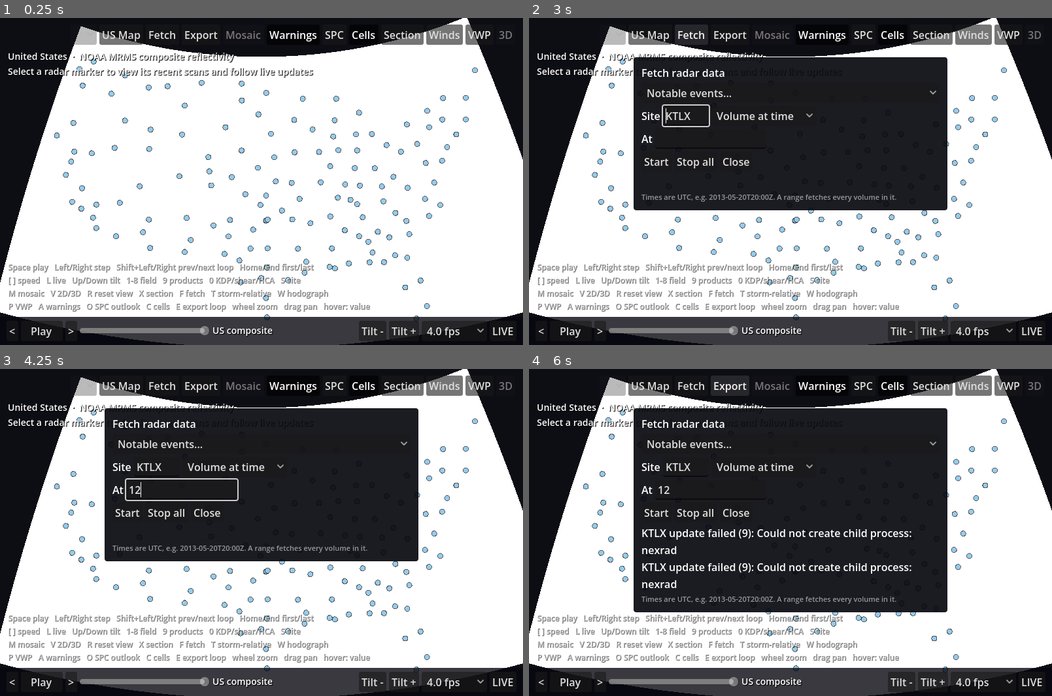
Above: before the commit, frames 1-4 (two rows, left to right).
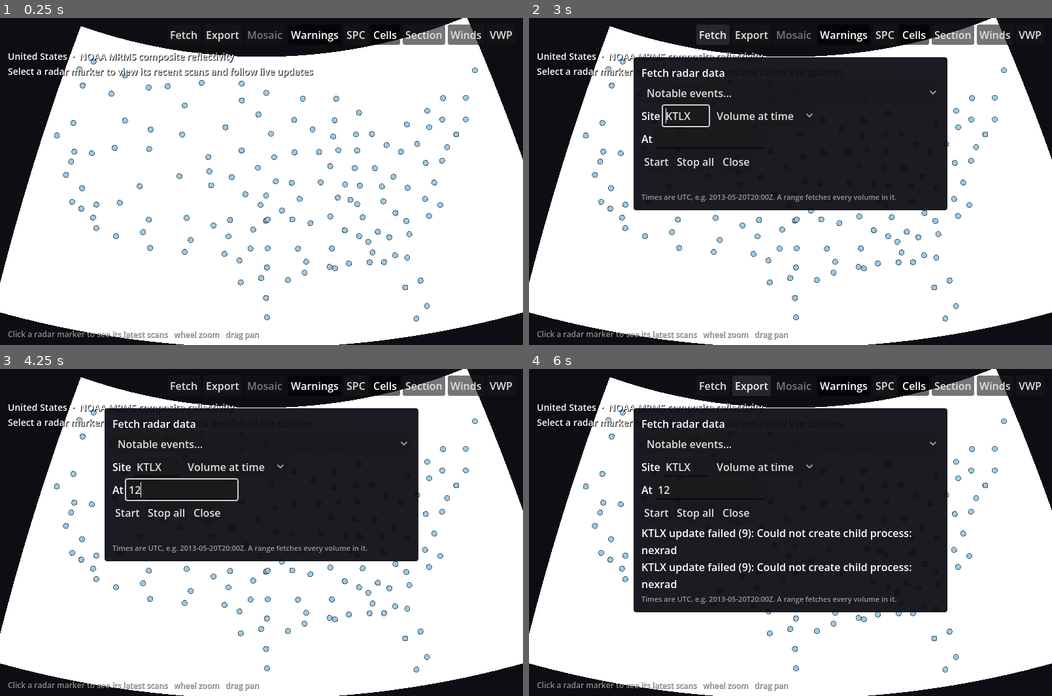
Above: after the commit, the same moments.

Repository: computerdane/droplet
Game: Godot game, scene res://scenes/main.tscn
Two runs of this game, one before a commit and one after it. Both use one fixed random seed, a clock stepped at 60 frames per second and the inputs below.
Inputs (mouse positions are in pixels of both pictures, inside the frame that each line leads up to):
- Up to frame 1 (0.25 s): no input
- Up to frame 2 (3 s): click (649, 34) at 0.5 s, where only the run before the commit has a clickable "US Map"; click (570, 331) at 1.25 s, where only the run before the commit has a clickable "Play"; click (570, 331) at 2 s, where only the run before the commit has a clickable "Play"; click "Fetch" at 2.75 s
- Up to frame 3 (4.25 s): click (183, 489) at 3.52 s; type "12" at 3.6 s
- Up to frame 4 (6 s): click "Start" at 4.25 s; click "Start" at 5 s; click "Export" at 5.75 s

The runs differ from the first frame. In frame 1, 9.8% of the frame differs, in the area x 1-99%, y 2-100%; in frame 2, 10%; in frame 3, 9.8%; in frame 4, 9.9%.

Commit message:
Fix GDScript lint and refine national overview layout

Diff:
--- a/scripts/hud.gd
+++ b/scripts/hud.gd
@@ -72,6 +72,7 @@
 var info: Label
 var hint: Label
 var site_option: OptionButton
+var overview_button: Button
 var view_button: Button
 var mosaic_button: Button
 var warnings_button: Button
@@ -81,8 +82,6 @@
 var section: SectionView
 var fetch_panel: FetchPanel
 var field_option: OptionButton
-var _field_row: HFlowContainer
-var _field_names: Array = []
 var srm_row: HFlowContainer
 var srm_button: Button
 var srm_auto_button: Button
@@ -104,6 +103,8 @@
 var time_label: Label
 var speed_option: OptionButton
 var live_button: Button
+var _field_row: HFlowContainer
+var _field_names: Array = []
 var _top_box: VBoxContainer
 var _top_rows: Array[HFlowContainer] = []
 var _bar: PanelContainer
@@ -166,9 +167,9 @@
 	site_option.tooltip_text = "Radar site (sites with decoded volumes)"
 	site_option.item_selected.connect(func(i: int) -> void: site_selected.emit(_sites[i]))
 	row.add_child(site_option)
-	var national := _button("US Map", "Live national composite and radar stations")
-	national.pressed.connect(overview_requested.emit)
-	row.add_child(national)
+	overview_button = _button("US Map", "Live national composite and radar stations")
+	overview_button.pressed.connect(overview_requested.emit)
+	row.add_child(overview_button)
 	var fetch := _button("Fetch", "Download a site / time range, or follow a site live (F)")
 	fetch.pressed.connect(fetch_toggled.emit)
 	row.add_child(fetch)
@@ -414,7 +415,7 @@
 	_layout_queued = false
 	var view := size
 	_wrap_bar(view.x < NARROW_WIDTH)
-	var bar_top := view.y - _bar.size.y
+	var bar_top := view.y - (_bar.size.y if _bar.visible else 0.0)
 
 	# Top-right column: as wide as its rows want, but leave the info text its room (the rows
 	# wrap then). When that would leave it under COLUMN_MIN_WIDTH (a phone) it spans the top
@@ -635,13 +636,17 @@
 ## The MRMS national image has no per-site sweep or field legend.
 func set_overview(on: bool) -> void:
 	_field_row.visible = not on
+	overview_button.visible = not on
+	site_option.visible = not on
+	_bar.visible = not on
 	legend_tex.visible = not on
 	var categorical := Colormaps.is_categorical(
 		_field_names[field_option.selected] if field_option.selected >= 0 else "REF"
 	)
 	legend_lo.get_parent().visible = not on and not categorical
 	legend_classes.visible = not on and categorical
-	view_button.disabled = on
+	view_button.visible = not on
+	_queue_layout()
 
 
 ## `frame` and `count` describe the position within the current sequence.
--- a/scripts/main.gd
+++ b/scripts/main.gd
@@ -141,8 +141,12 @@
 
 	var opts := AppOptions.parse()
 	overview = not (
-		opts.has("site") or opts.has("time") or opts.has("event") or opts.has("fetch")
-		or opts.has("view") or opts.has("volumes")
+		opts.has("site")
+		or opts.has("time")
+		or opts.has("event")
+		or opts.has("fetch")
+		or opts.has("view")
+		or opts.has("volumes")
 	)
 	national = NationalComposite.new()
 	national.visible = overview
@@ -332,6 +336,7 @@
 	_set_view_3d(false)
 	hud.set_sites(library.sites(), "")
 
+
 func _go_to(i: int) -> void:
 	if frames.is_empty():
 		frame = -1
@@ -376,6 +381,9 @@
 
 
 func _update_hint() -> void:
+	if overview:
+		hud.set_hint("Click a radar marker to see its latest scans   wheel zoom   drag pan")
+		return
 	var extra := HINT_3D if view_is_3d else (HINT_SECTION if section_on else HINT_2D)
 	hud.set_hint(HINT_COMMON + extra)
 
@@ -885,8 +893,10 @@
 func _update_info() -> void:
 	if overview:
 		hud.set_info(
-			"United States  ·  NOAA MRMS composite reflectivity\n"
-			+ "Select a radar marker to view its recent scans and follow live updates"
+			(
+				"United States  ·  NOAA MRMS composite reflectivity\n"
+				+ "Select a radar marker to view its recent scans and follow live updates"
+			)
 		)
 		return
 	if volume == null:
--- a/scripts/national_composite.gd
+++ b/scripts/national_composite.gd
@@ -53,7 +53,9 @@
 func _load() -> void:
 	if _request.get_http_client_status() != HTTPClient.STATUS_DISCONNECTED:
 		return
-	var err := _request.request(WMS_URL + "&t=" + str(int(Time.get_unix_time_from_system() / REFRESH_SEC)))
+	var err := _request.request(
+		WMS_URL + "&t=" + str(int(Time.get_unix_time_from_system() / REFRESH_SEC))
+	)
 	if err != OK:
 		push_warning("NOAA composite request failed: %s" % error_string(err))
 
--- a/scripts/ppi_view.gd
+++ b/scripts/ppi_view.gd
@@ -347,7 +347,14 @@
 		if show_labels:
 			overlay.draw_set_transform(p, 0.0, Vector2.ONE / z)
 			overlay.draw_string_outline(
-				font, Vector2(6, -4), code, HORIZONTAL_ALIGNMENT_LEFT, -1, 12, 3, Color(0, 0, 0, 0.7)
+				font,
+				Vector2(6, -4),
+				code,
+				HORIZONTAL_ALIGNMENT_LEFT,
+				-1,
+				12,
+				3,
+				Color(0, 0, 0, 0.7)
 			)
 			overlay.draw_string(
 				font, Vector2(6, -4), code, HORIZONTAL_ALIGNMENT_LEFT, -1, 12, color
Not shown, added: gdlintrc
